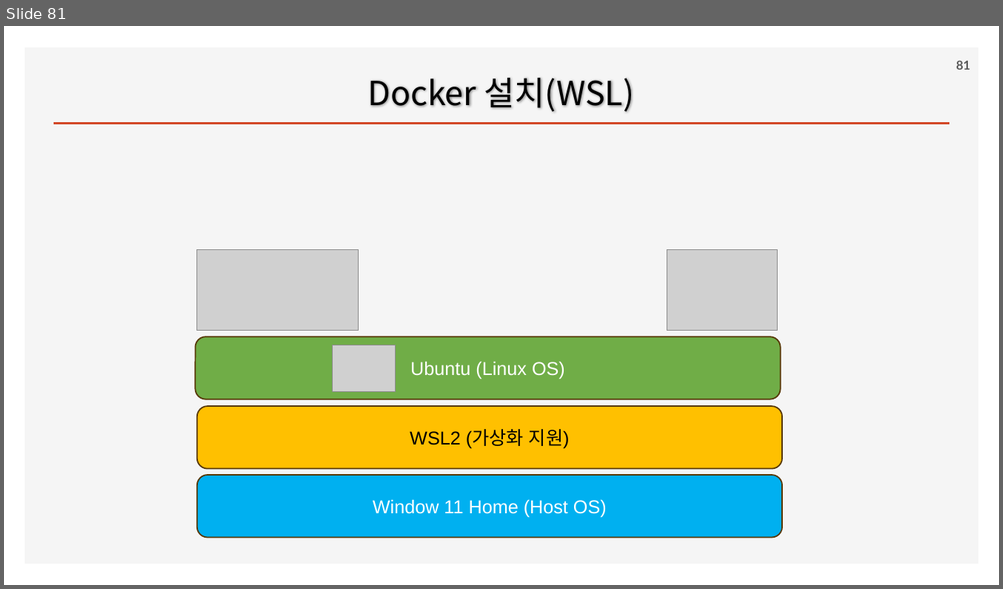
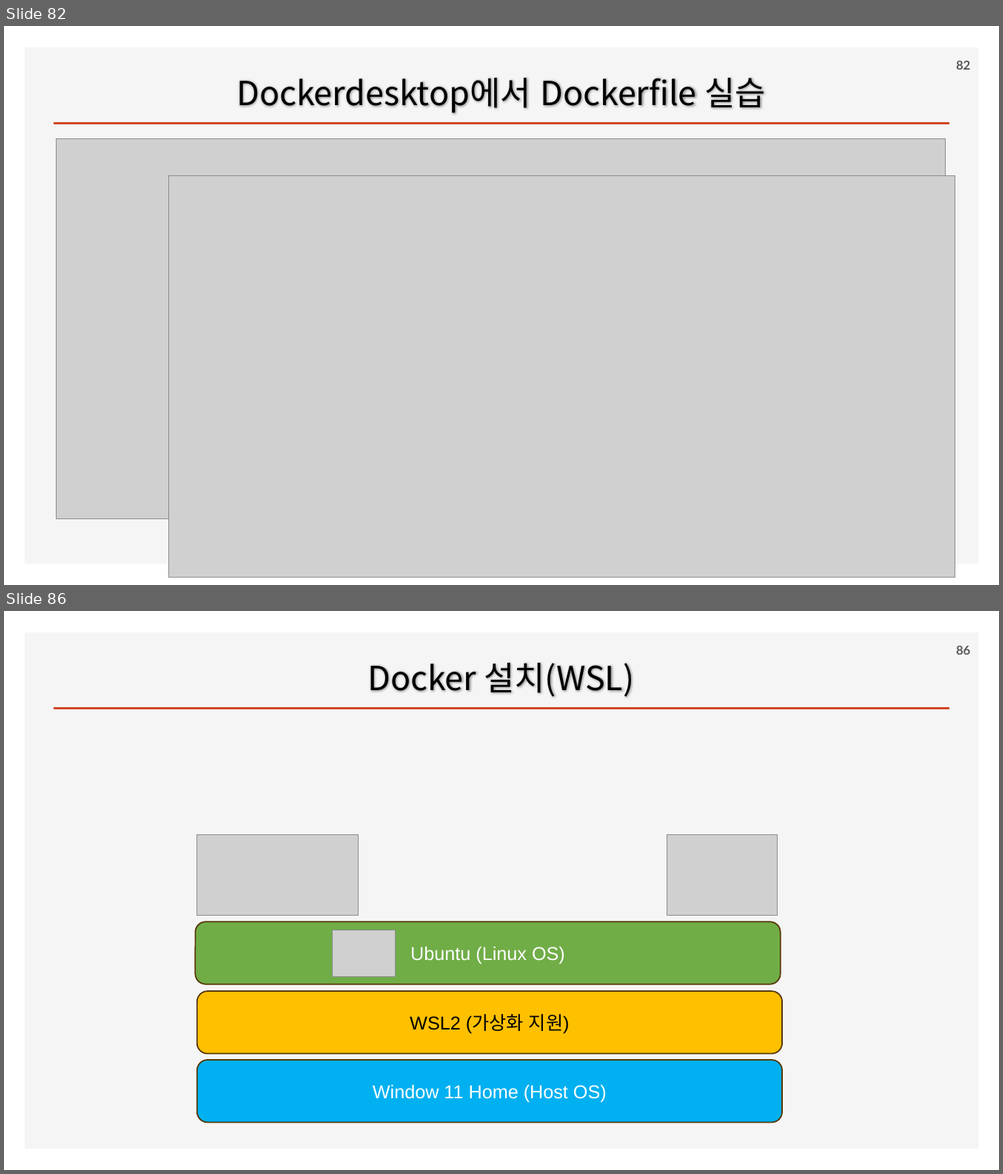
Before and after one commit to ancestor9/2026_Fall_AI-Workflow, a slide deck: PPTs/00_App Deployment.pptx. Shown one above the other, each under a label of ours: slide 81 before the commit, slides 82 and 86 after it; the slides between them are not shown. The pictures are 1003x589 and 1003x1174 pixels, drawn with LibreOffice and Linux fonts; fonts in the diff are those of the drawing; grey boxes stand for pictures; background and template pictures are left out. Boxes give left, top, right and bottom in pixels: in the first picture for what was removed or moved away, otherwise in the second. Text is boxed around its words. In the diff, an @@ line names an element or a change of style, - is before the commit and + after.

```diff
--- a/PPTs/00_App Deployment.pptx
+++ b/PPTs/00_App Deployment.pptx
@@ slide 82 added at bbox=[4, 26, 999, 585], background #FFFFFF; not listed: 2 template elements that a slide beside it also shows @@
@@ page number added at bbox=[956, 61, 970, 70], 12 pt, text #595959, bold @@
+82
@@ title added at bbox=[236, 78, 765, 113], 32 pt, text #000000 @@
+Dockerdesktop에서 Dockerfile 실습
@@ picture added at bbox=[57, 138, 945, 520] @@
@@ picture added at bbox=[169, 175, 956, 577] @@
@@ what was slide 81 is now slide 86 @@
@@ page number at bbox=[956, 646, 970, 655]: text changed @@
-81
+86
```
Also in this commit, not shown: 2 slides changed, 4 other slides added.
